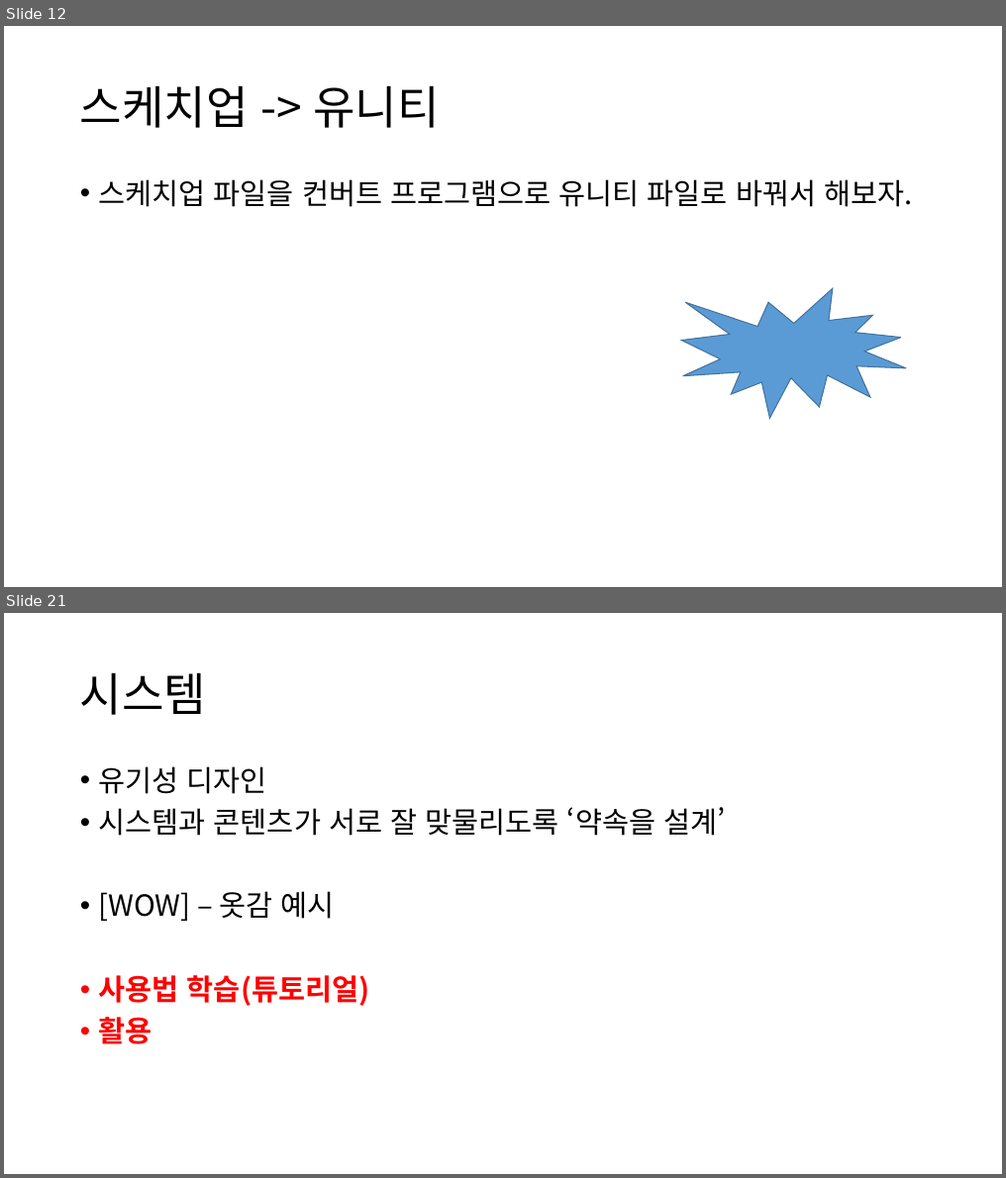
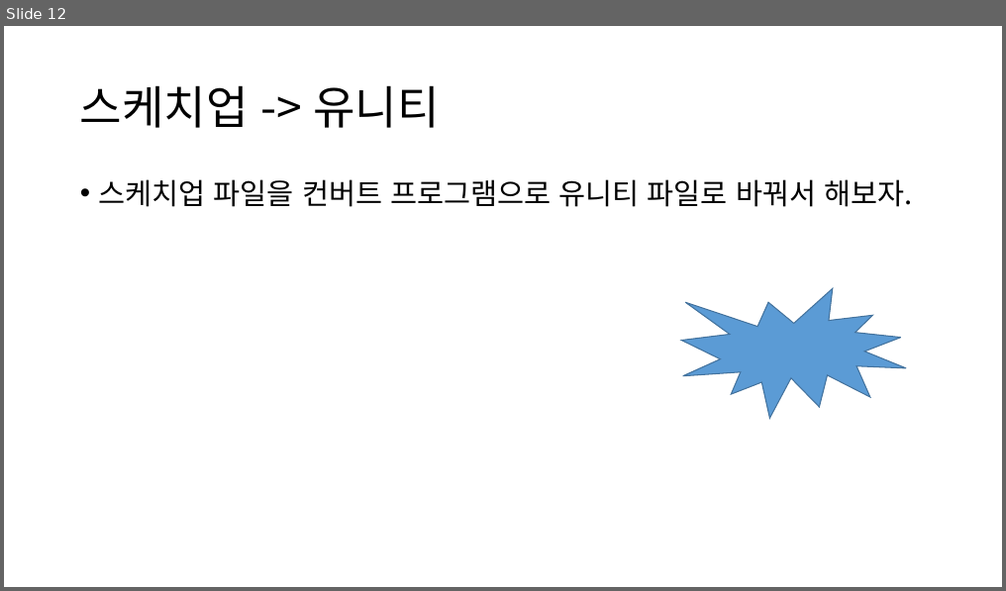
Before and after one commit to ysooj/Gihoek_6, a slide deck: (6.24) .pptx. Shown one above the other, each under a label of ours: slides 12 and 21 before the commit, slide 12 after it; the slides between them are not shown. The pictures are 1006x1178 and 1006x591 pixels, drawn with LibreOffice and Linux fonts; fonts in the diff are those of the drawing. Boxes give left, top, right and bottom in pixels: in the first picture for what was removed or moved away, otherwise in the second. Text is boxed around its words. In the diff, an @@ line names an element or a change of style, - is before the commit and + after.

```diff
--- a/(6.24) .pptx
+++ b/(6.24) .pptx
@@ slide 21 removed at (4, 613, 1002, 1174), background #FFFFFF @@
@@ title removed at (80, 672, 206, 715) @@
-시스템
@@ text removed at (99, 766, 725, 1045) @@
-• 유기성 디자인
-• 시스템과 콘텐츠가 서로 잘 맞물리도록 ‘약속을 설계’
-• [WOW] – 옷감 예시
-• 사용법 학습(튜토리얼)
-• 활용
```
Also in this commit, not shown: 22 other slides removed, 1 other file.
